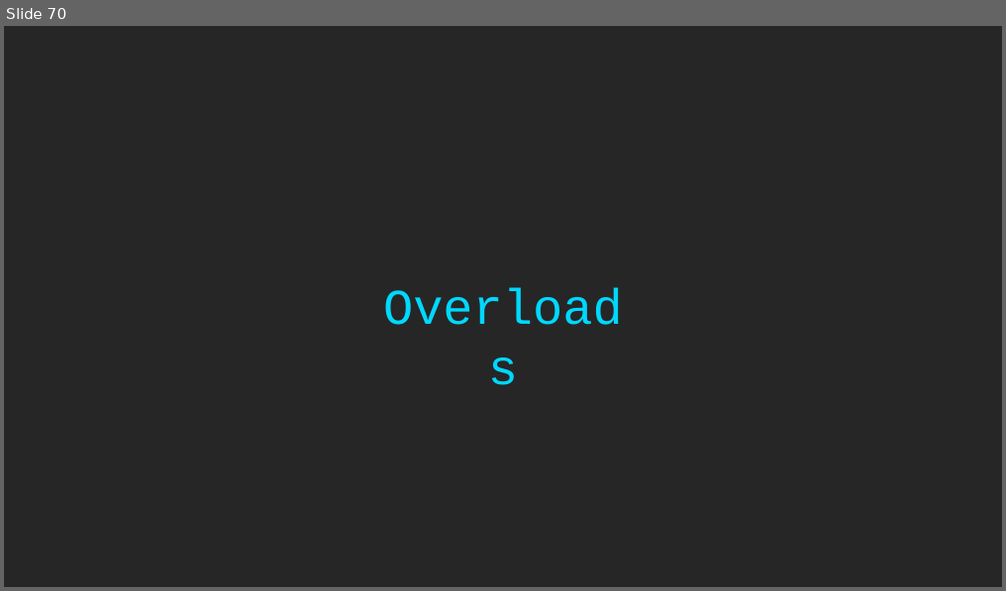
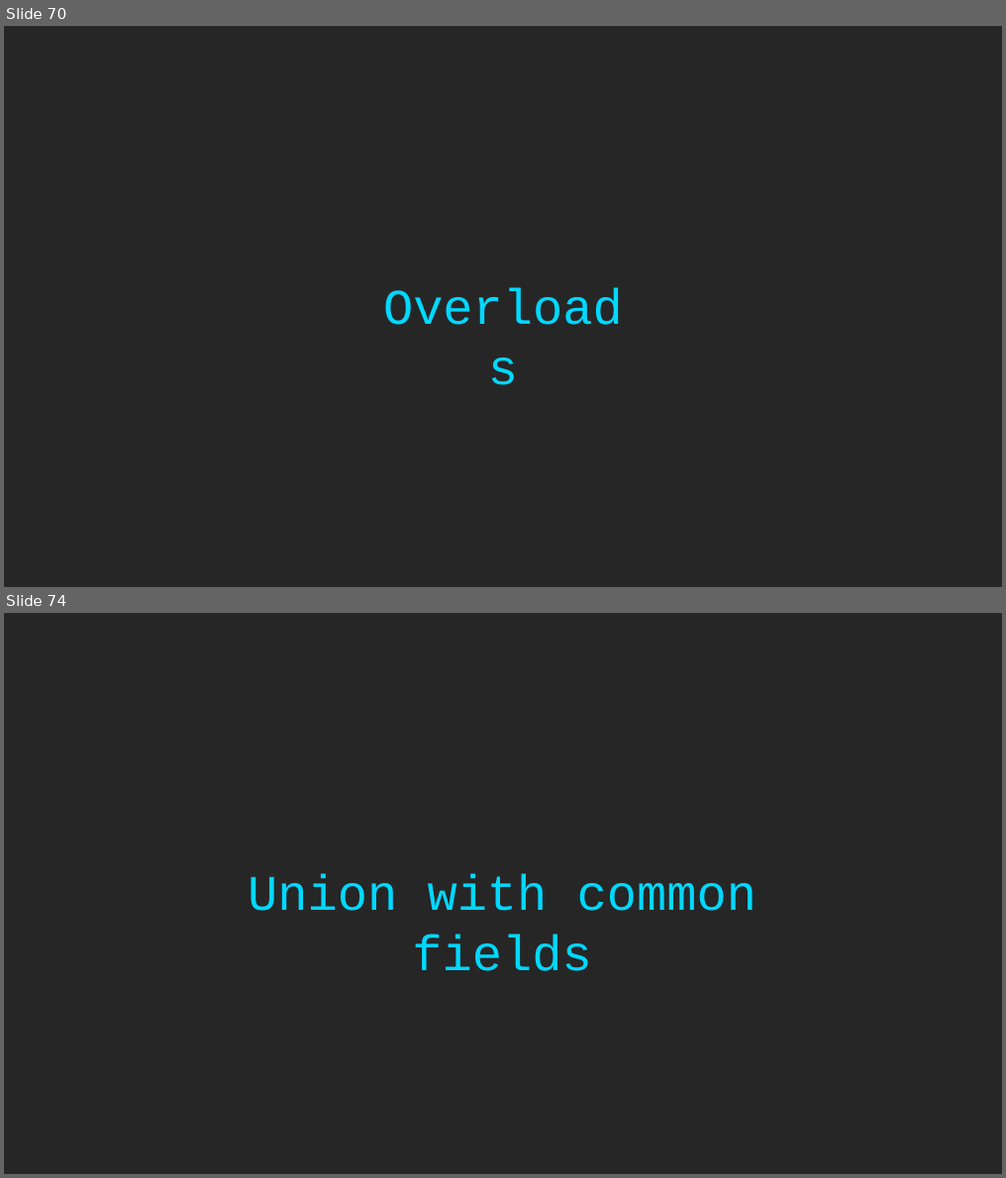
Before and after one commit to rkhaimov/ts-course, a slide deck: Course.pptx. Shown one above the other, each under a label of ours: slide 70 before the commit, slides 70 and 74 after it; the slides between them are not shown. The pictures are 1006x591 and 1006x1178 pixels, drawn with LibreOffice and Linux fonts; fonts in the diff are those of the drawing. Boxes give left, top, right and bottom in pixels: in the first picture for what was removed or moved away, otherwise in the second. Text is boxed around its words. In the diff, an @@ line names an element or a change of style, - is before the commit and + after.

```diff
--- a/Course.pptx
+++ b/Course.pptx
@@ slide 74 added at (x1=4, y1=613, x2=1002, y2=1174), background #262626 @@
@@ text added at (x1=248, y1=874, x2=756, y2=971), 48 pt, text #00D8FF @@
+Union with common fields
```
Also in this commit, not shown: 12 other slides added.
